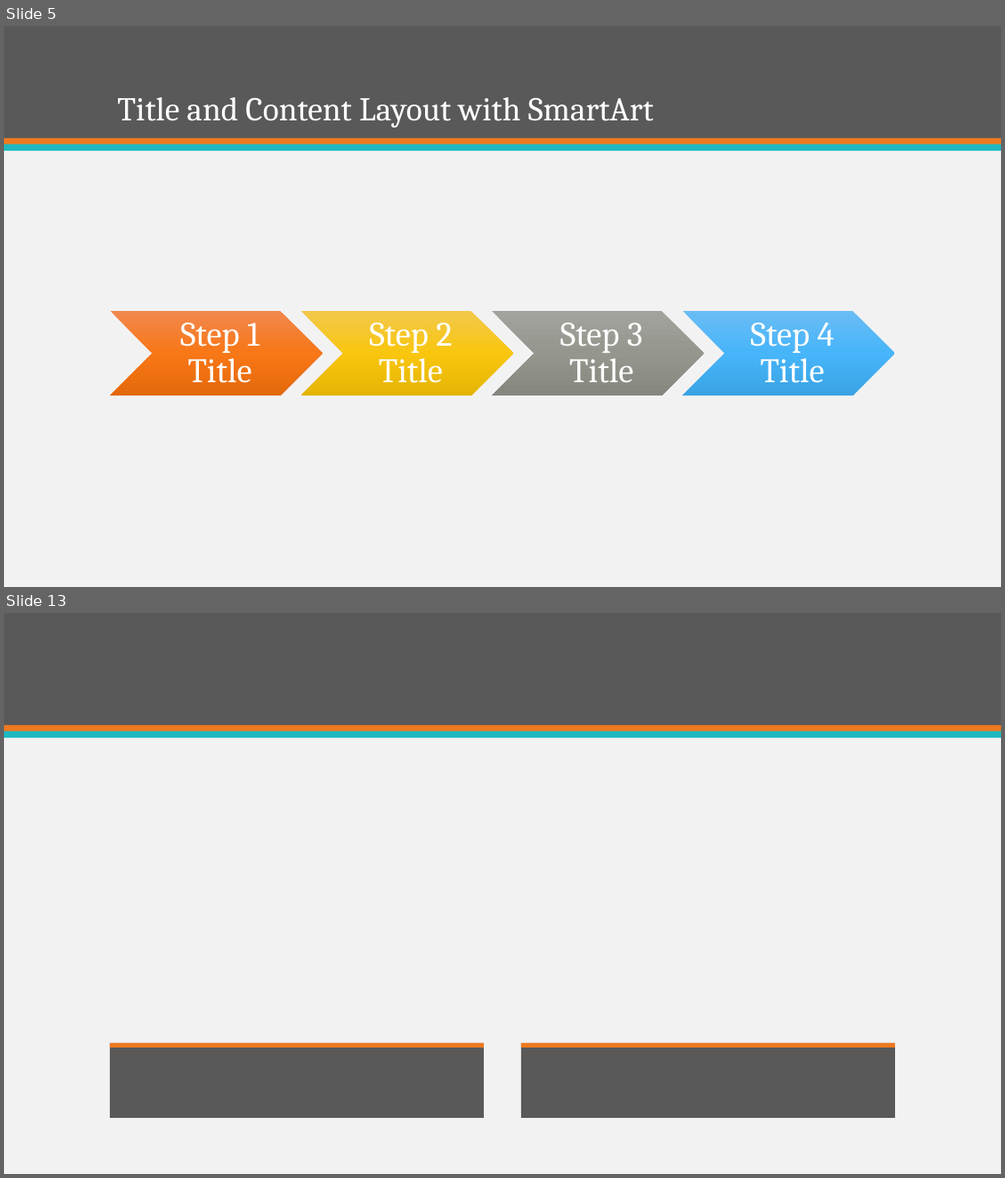
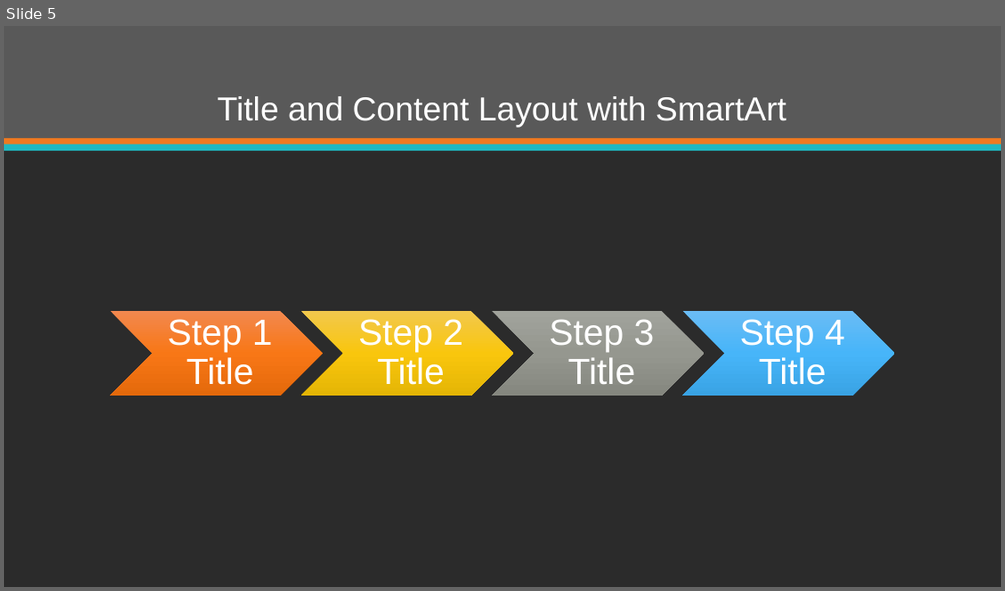
Before and after one commit to jeffryang24/RouterMaya, a slide deck: PPT/Template/Tabloid Router Maya.potx. Shown one above the other, each under a label of ours: slides 5 and 13 before the commit, slide 5 after it; the slides between them are not shown. The pictures are 1005x1178 and 1005x591 pixels, drawn with LibreOffice and Linux fonts; fonts in the diff are those of the drawing; background and template pictures are left out; a plain dark background stands for a picture behind light text. Boxes give left, top, right and bottom in pixels: in the first picture for what was removed or moved away, otherwise in the second. Text is boxed around its words. In the diff, an @@ line names an element or a change of style, - is before the commit and + after.

```diff
--- a/PPT/Template/Tabloid Router Maya.potx
+++ b/PPT/Template/Tabloid Router Maya.potx
@@ slide 13 removed at (4, 613, 1001, 1174), background #F2F2F2; not listed: 3 template elements that a slide beside it also shows @@
@@ rectangle removed at (110, 1043, 484, 1118) @@
@@ rectangle removed at (110, 1043, 484, 1047) @@
@@ rectangle removed at (521, 1043, 896, 1118) @@
@@ rectangle removed at (521, 1043, 896, 1047) @@
@@ slide 5 changed as well @@
@@ background #F2F2F2 to picture (left out) @@
@@ title "Title and Content Layout with ..." at (218, 96, 786, 127): font Cambria to Arial; alignment left to centre @@
@@ size 33 to 35 pt, font Cambria to Arial in 4 elements at (168, 319, 273, 385), (358, 319, 463, 385), (549, 319, 655, 385), (740, 319, 845, 385) @@
```
Also in this commit, not shown: 4 other slides changed, 6 slides added, 5 other slides removed.
